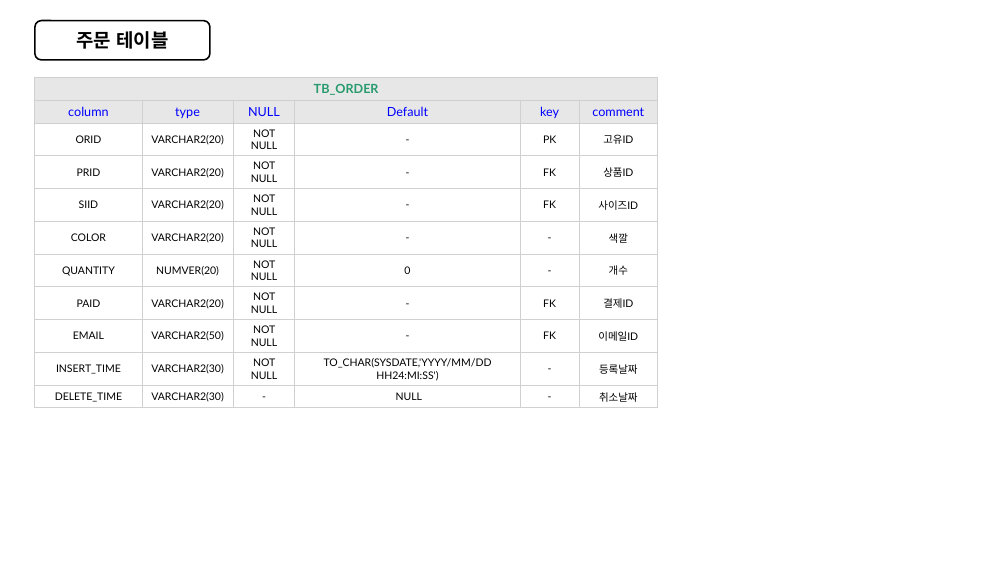
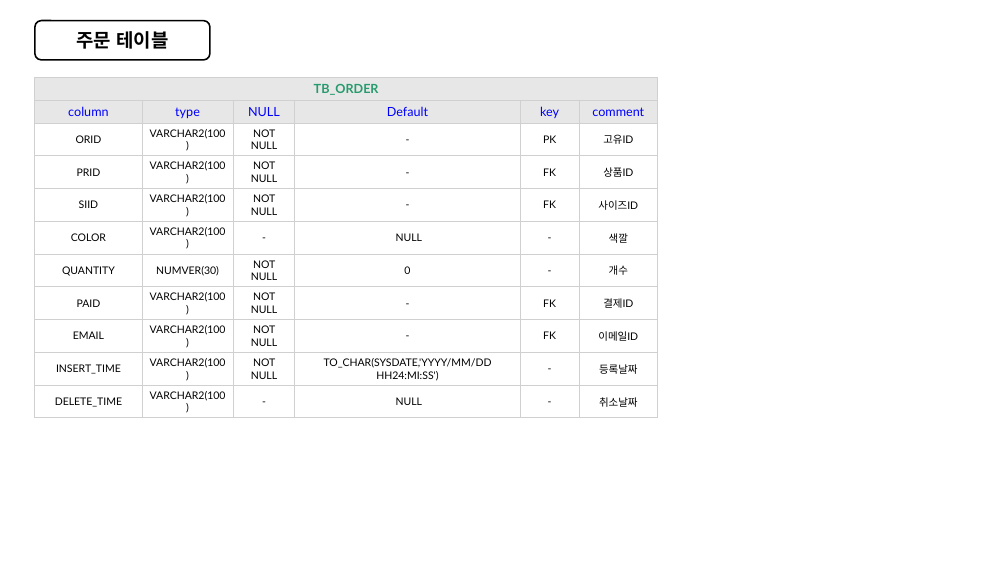
Before and after one commit to Engineer-Han/ITN2024, a slide deck: slide 10 of 01_메뉴얼/데이터 베이스/데이터베이스 스키마.pptx (slide 9 before the commit). Drawn at 1008x567 pixels with LibreOffice and Linux fonts; fonts in the diff are those of the drawing. Boxes give left, top, right and bottom in pixels: in the first picture for what was removed or moved away, otherwise in the second. Text is boxed around its words. In the diff, an @@ line names an element or a change of style, - is before the commit and + after.

```diff
--- a/01_메뉴얼/데이터 베이스/데이터베이스 스키마.pptx
+++ b/01_메뉴얼/데이터 베이스/데이터베이스 스키마.pptx
@@ table at <box>35,78,658,411</box> @@
-row 3, column 2: VARCHAR2(20)
+row 3, column 2: VARCHAR2(100)
-row 4, column 2: VARCHAR2(20)
+row 4, column 2: VARCHAR2(100)
-row 5, column 2: VARCHAR2(20)
+row 5, column 2: VARCHAR2(100)
-row 6: COLOR | VARCHAR2(20) | NOT NULL | - | - | 색깔
+row 6: COLOR | VARCHAR2(100) | - | NULL | - | 색깔
-row 7, column 2: NUMVER(20)
+row 7, column 2: NUMVER(30)
-row 8, column 2: VARCHAR2(20)
+row 8, column 2: VARCHAR2(100)
-row 9, column 2: VARCHAR2(50)
+row 9, column 2: VARCHAR2(100)
-row 10, column 2: VARCHAR2(30)
+row 10, column 2: VARCHAR2(100)
-row 11, column 2: VARCHAR2(30)
+row 11, column 2: VARCHAR2(100)
```
Also in this commit, not shown: 8 other slides changed, 2 slides added, 2 other files.
